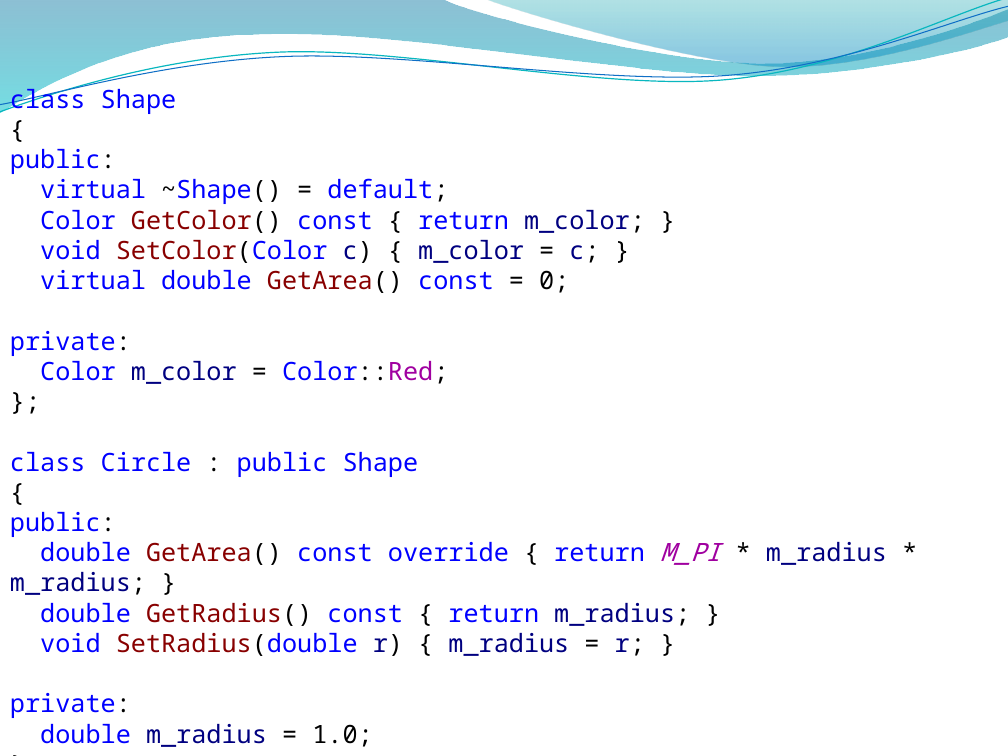
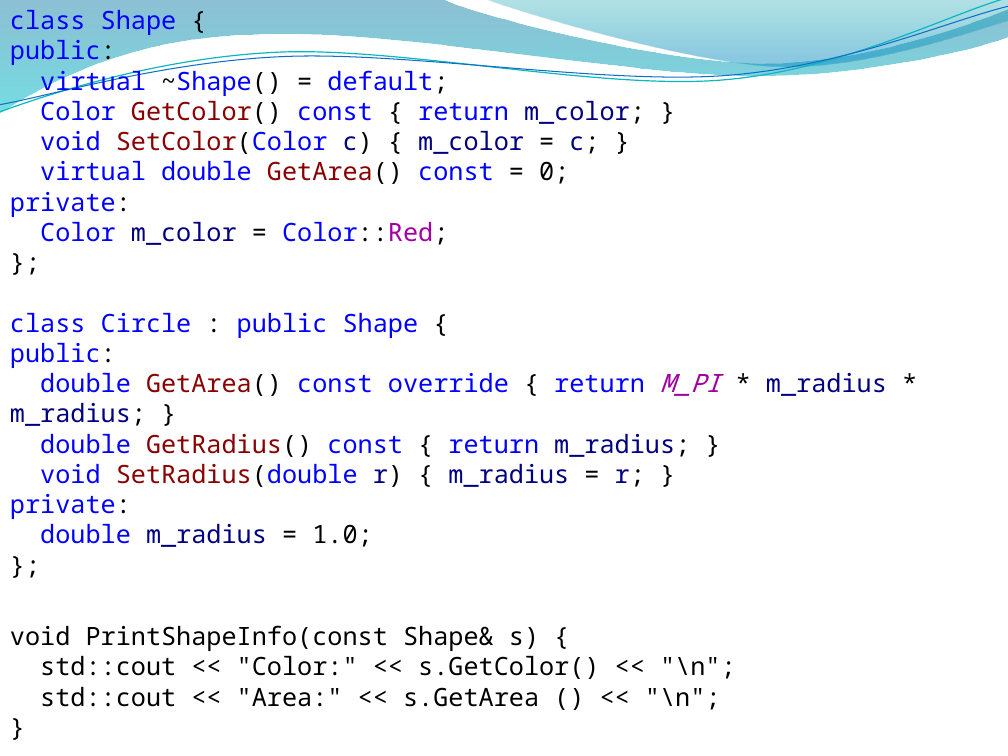
Before and after one commit to alexey-malov/oop, a slide deck: slide 22 of lectures/02/Основы ООП.pptx. Drawn at 1008x756 pixels with LibreOffice and Linux fonts; fonts in the diff are those of the drawing; background and template pictures are left out. Boxes give left, top, right and bottom in pixels: in the first picture for what was removed or moved away, otherwise in the second. Text is boxed around its words. In the diff, an @@ line names an element or a change of style, - is before the commit and + after.

```diff
--- a/lectures/02/Основы ООП.pptx
+++ b/lectures/02/Основы ООП.pptx
@@ text "class Shape {": place and size @@
-text "class Shape {" at (10, 84, 887, 747)
+text "class Shape {" at (10, 10, 887, 710)
@@ text at (10, 10, 177, 35): text changed @@
-class Shape
-{
+class Shape {
@@ text at (10, 313, 419, 338): text changed @@
-class Circle : public Shape
-{
+class Circle : public Shape {
@@ text at (10, 625, 736, 710): paragraphs added @@
+void PrintShapeInfo(const Shape& s) {
+std::cout << "Color:" << s.GetColor() << "\n";
+std::cout << "Area:" << s.GetArea () << "\n";
+}
```
Also in this commit, not shown: 15 other slides changed, 1 other file.
